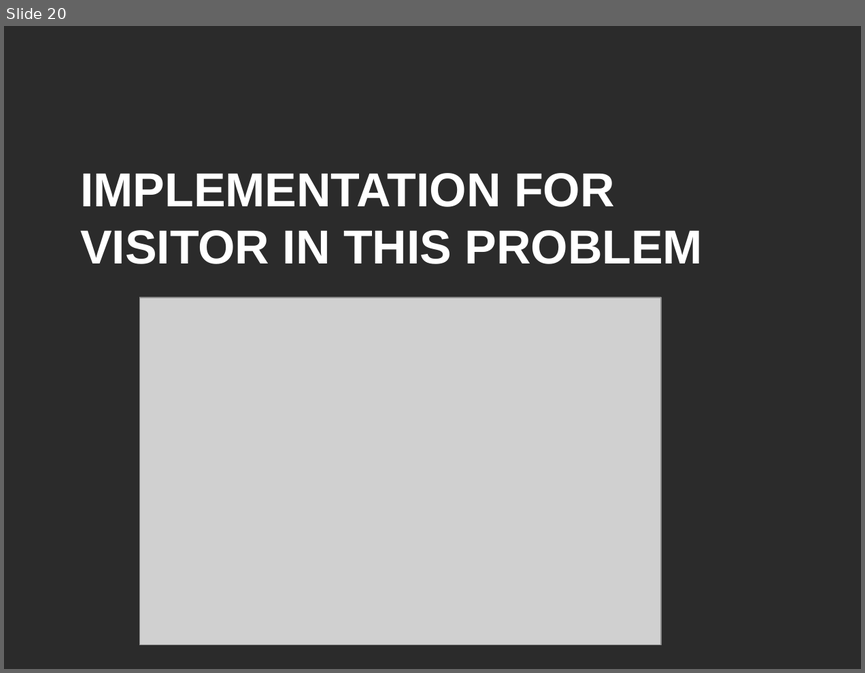
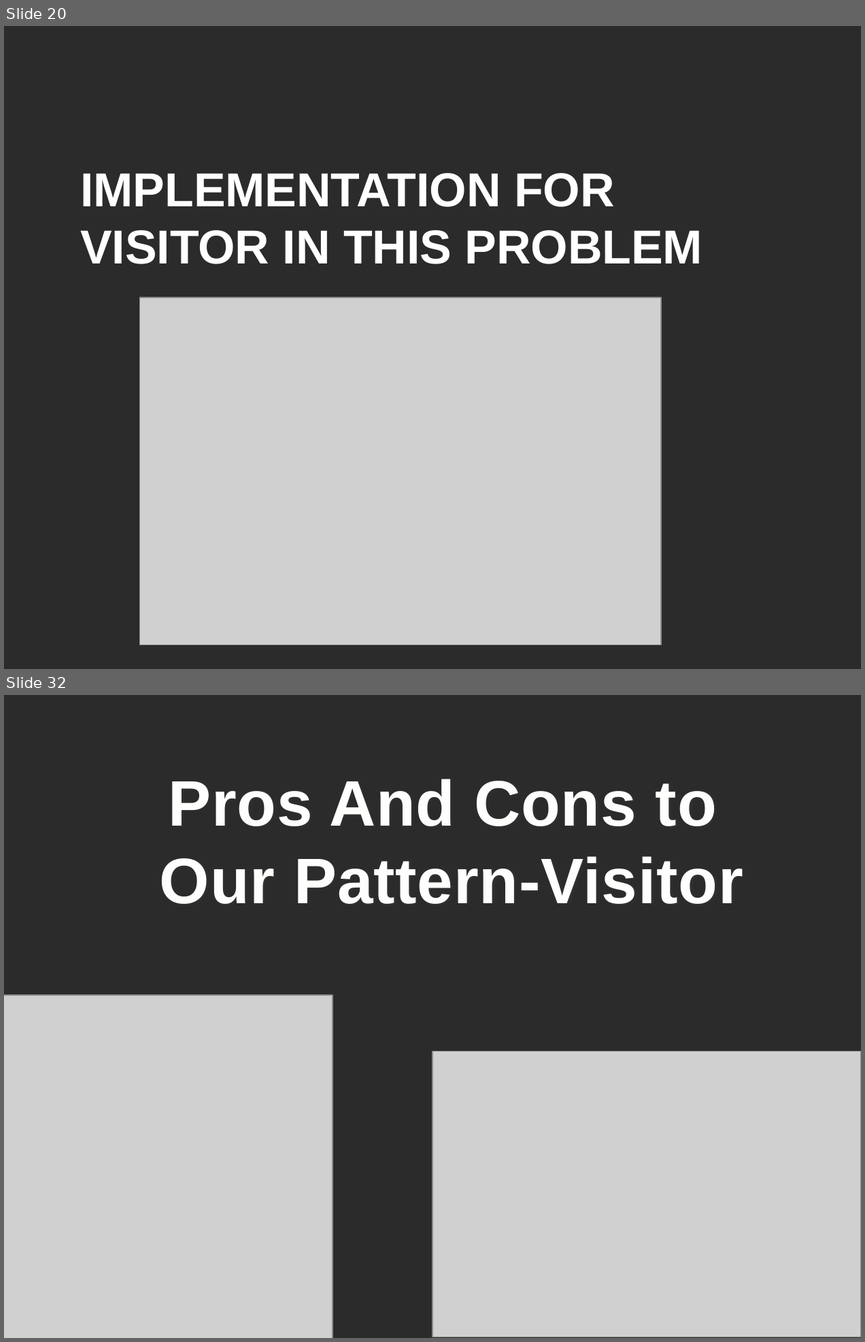
Before and after one commit to VThanhPhuc/CS202-Group-9, a slide deck: Design Pattern.pptx. Shown one above the other, each under a label of ours: slide 20 before the commit, slides 20 and 32 after it; the slides between them are not shown. The pictures are 865x673 and 865x1342 pixels, drawn with LibreOffice and Linux fonts; fonts in the diff are those of the drawing; grey boxes stand for pictures; background and template pictures are left out; a plain dark background stands for a picture behind light text. Boxes give left, top, right and bottom in pixels: in the first picture for what was removed or moved away, otherwise in the second. Text is boxed around its words. In the diff, an @@ line names an element or a change of style, - is before the commit and + after.

```diff
--- a/Design Pattern.pptx
+++ b/Design Pattern.pptx
@@ slide 32 added at (4, 695, 861, 1338), background picture (left out) @@
@@ text added at (160, 779, 742, 904), 54 pt, text #FEFEFE, bold @@
+Pros And Cons to
+Our Pattern-Visitor
@@ picture added at (4, 995, 333, 1338) @@
@@ picture added at (432, 1051, 861, 1336) @@
```
Also in this commit, not shown: 1 slide changed, 20 other slides added, 7 slides removed, 1 other file.
